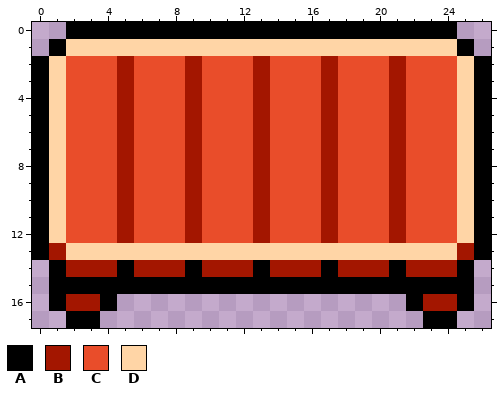
A pixel-art sprite gets an edit: assets/sprites/desk.png. The picture above is the old version.
The file is 27x18 pixels.
Palette (. is transparent): A #000000  B #a31600  C #e94d2a  D #ffd5a6
Pixels before, first column x 0:
 0 ..AAAAAAAAAAAAAAAAAAAAAAA..
 1 .ADDDDDDDDDDDDDDDDDDDDDDDA.
 2 ADCCCBCCCBCCCBCCCBCCCBCCCDA
 3 ADCCCBCCCBCCCBCCCBCCCBCCCDA
 4 ADCCCBCCCBCCCBCCCBCCCBCCCDA
 5 ADCCCBCCCBCCCBCCCBCCCBCCCDA
 6 ADCCCBCCCBCCCBCCCBCCCBCCCDA
 7 ADCCCBCCCBCCCBCCCBCCCBCCCDA
 8 ADCCCBCCCBCCCBCCCBCCCBCCCDA
 9 ADCCCBCCCBCCCBCCCBCCCBCCCDA
10 ADCCCBCCCBCCCBCCCBCCCBCCCDA
11 ADCCCBCCCBCCCBCCCBCCCBCCCDA
12 ADCCCBCCCBCCCBCCCBCCCBCCCDA
13 ABDDDDDDDDDDDDDDDDDDDDDDDBA
14 .ABBBABBBABBBABBBABBBABBBA.
15 .AAAAAAAAAAAAAAAAAAAAAAAAA.
16 .ABBA.................ABBA.
17 ..AA...................AA..
New version:
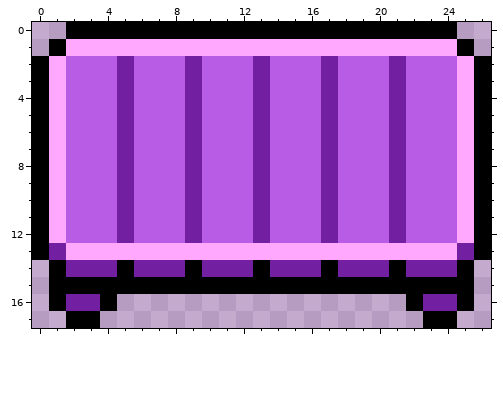
The exact change:
colour B: #a31600 -> #7220a1
colour C: #e94d2a -> #b85ce6
colour D: #ffd5a6 -> #ffa8fe
Where, in picture pixels (left, top, right, bottom), the same in both pictures:
changed: (49, 39, 474, 311)
